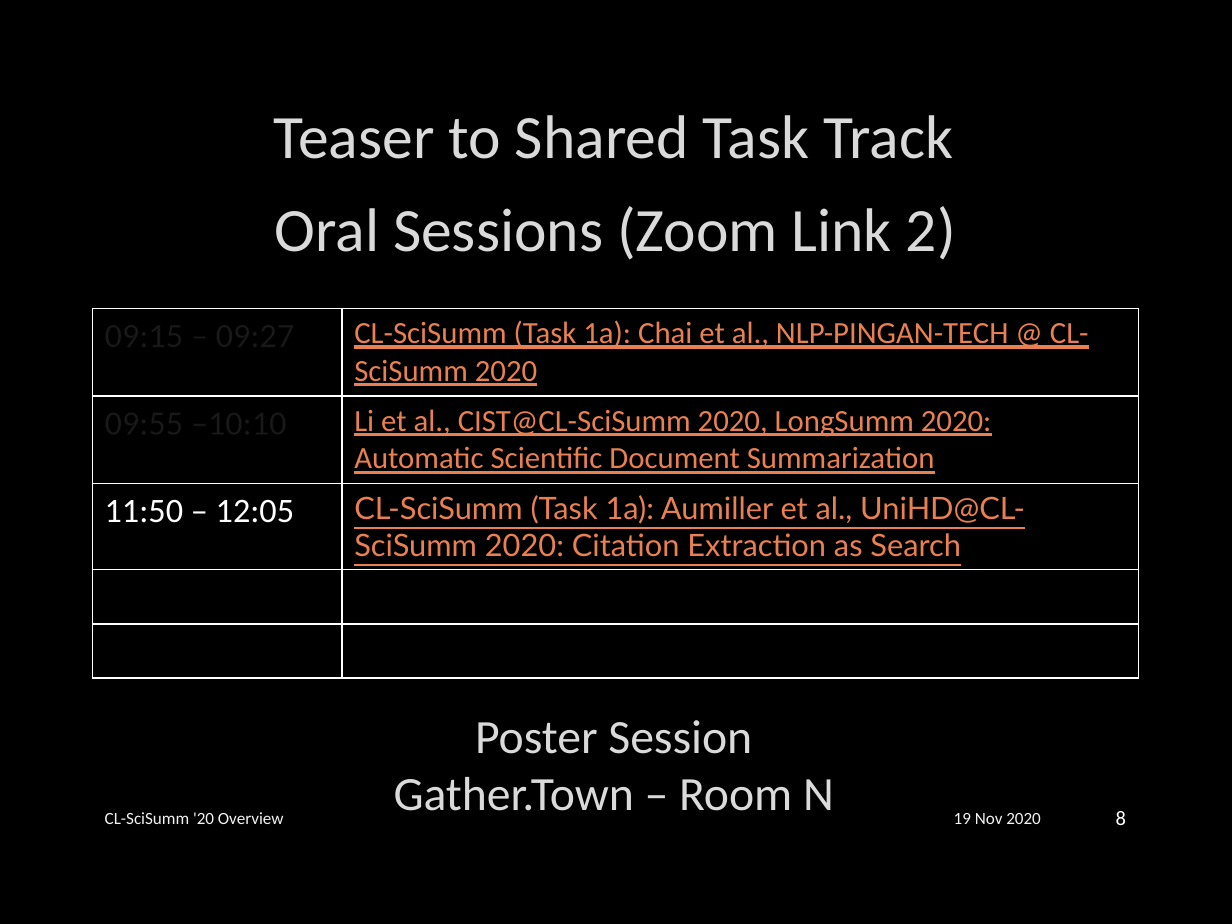
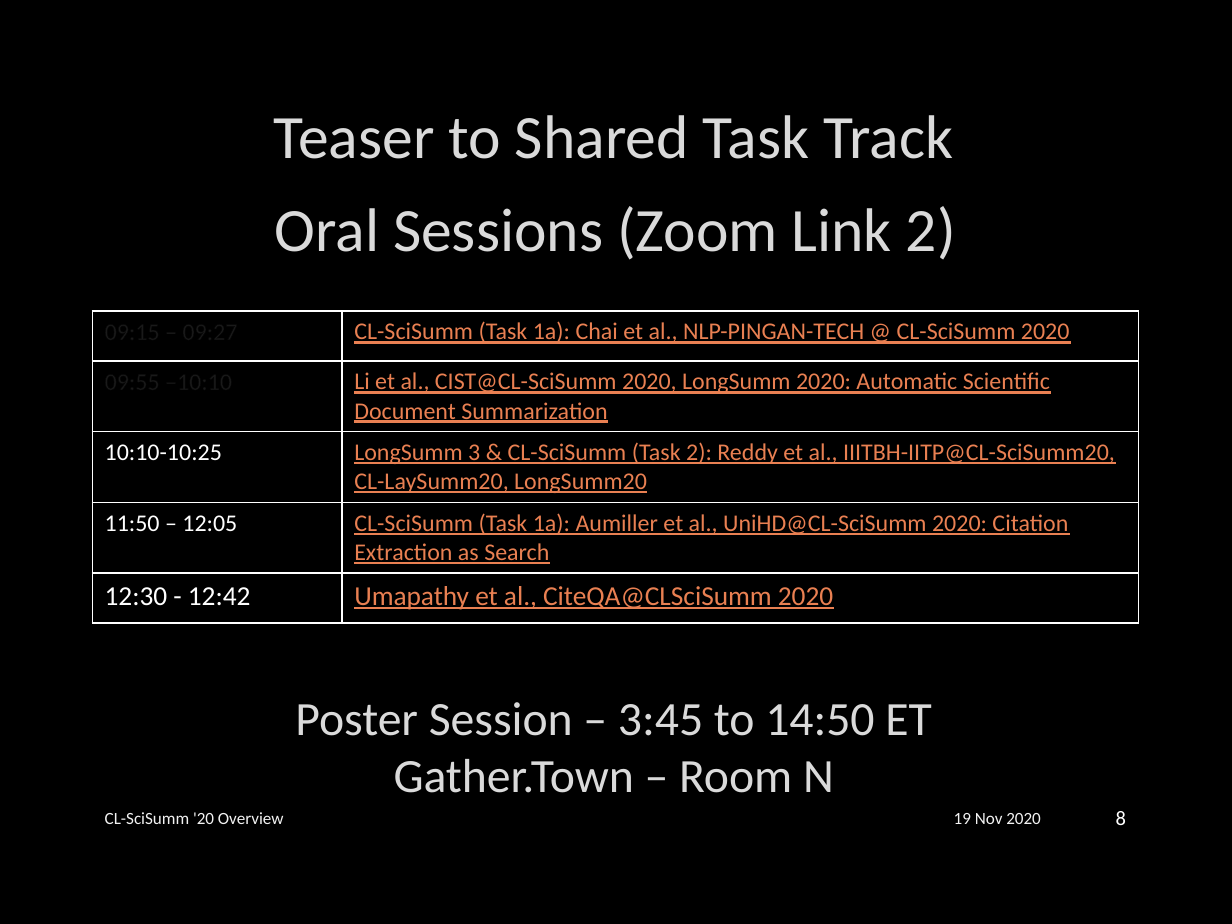
Before and after one commit to WING-NUS/scisumm-corpus, a slide deck: slide 8 of publications/CL-SciSumm2020/CL-SciSumm2020_slidedeck.pptx. Drawn at 1232x924 pixels with LibreOffice and Linux fonts; fonts in the diff are those of the drawing; background and template pictures are left out. Boxes give left, top, right and bottom in pixels: in the first picture for what was removed or moved away, otherwise in the second. Text is boxed around its words. In the diff, an @@ line names an element or a change of style, - is before the commit and + after.

```diff
--- a/publications/CL-SciSumm2020/CL-SciSumm2020_slidedeck.pptx
+++ b/publications/CL-SciSumm2020/CL-SciSumm2020_slidedeck.pptx
@@ table at (x1=92, y1=310, x2=1140, y2=620) @@
+row 3: 10:10-10:25 | LongSumm 3 & CL-SciSumm (Task 2): Reddy et al., IIITBH-IITP@CL-SciSumm20, CL-LaySumm20, LongSumm20
-row 4:  | 
-row 5:  | 
+row 5: 12:30 - 12:42 | Umapathy et al., CiteQA@CLSciSumm 2020
@@ size 20 to 14 pt in "09:15 – 09:27", "09:55 –10:10" @@
@@ size 18 to 14 pt in "CL-SciSumm (Task 1a): Chai et al., NLP-PINGAN-TECH ...", "Li et al., CIST@CL-SciSumm 2020, LongSumm 2020: ..." @@
@@ text "Poster Session – 3:45 to ..." moved from (x1=394, y1=720, x2=834, y2=811) to (x1=295, y1=702, x2=932, y2=793) @@
@@ text at (x1=295, y1=702, x2=932, y2=736): text changed @@
-Poster Session
+Poster Session – 3:45 to 14:50 ET
```
Also in this commit, not shown: 16 other slides changed, 6 slides added.
